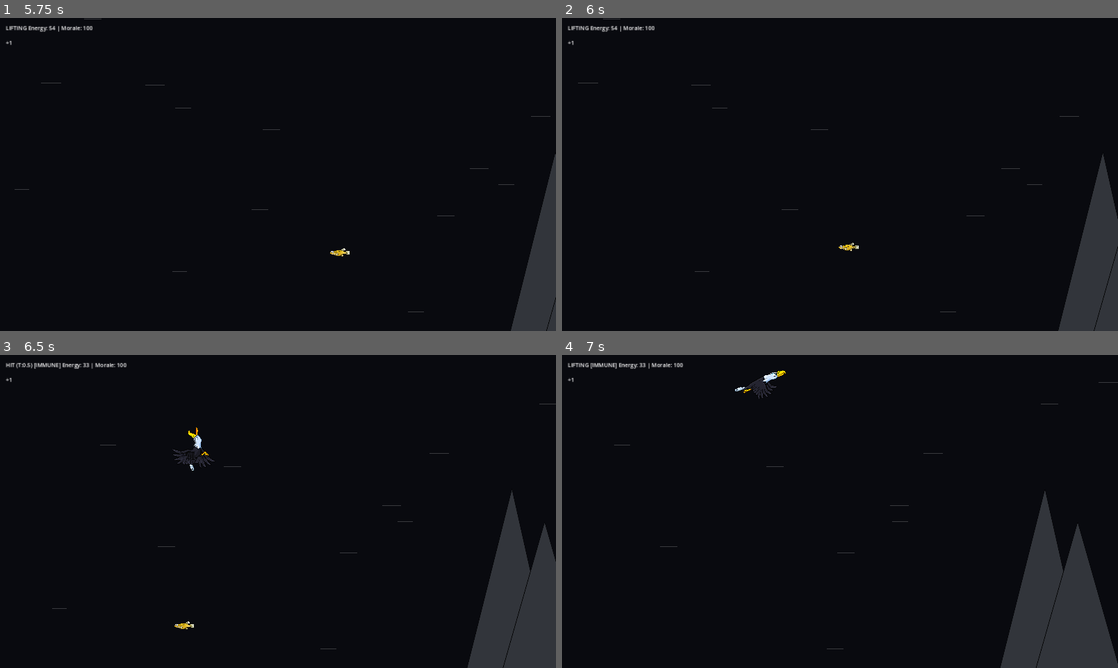
Above: before the commit, frames 1-4 (two rows, left to right).
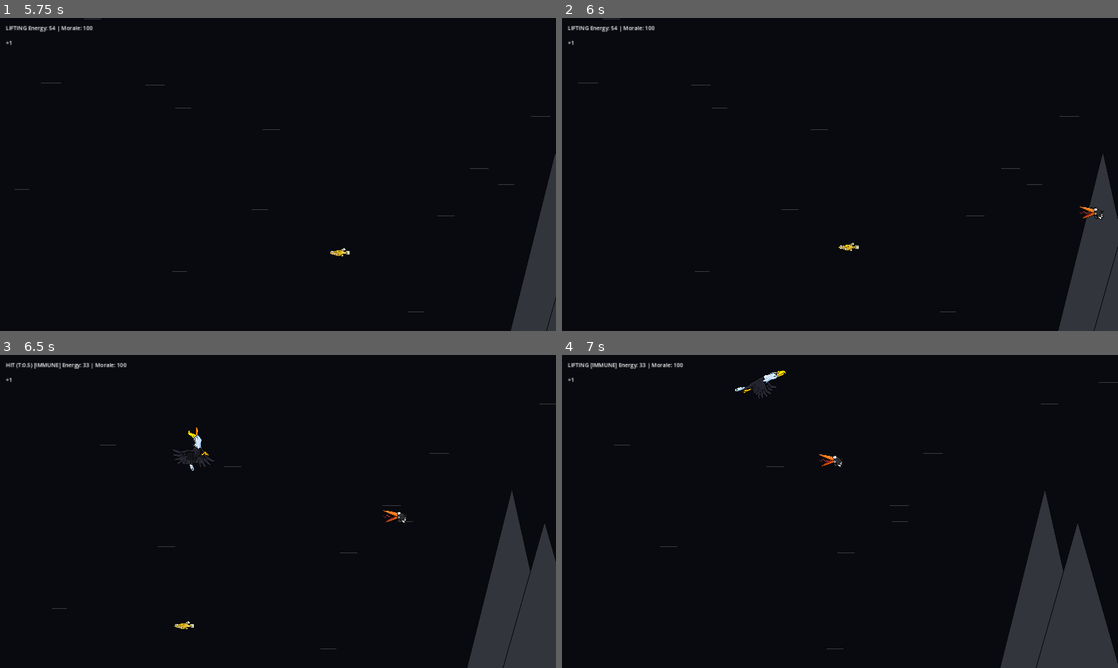
Above: after the commit, the same moments.

Repository: yakostro/eagle_game
Game: Godot game, scene res://Scenes/game.tscn
The game is run twice, just before and just after one commit, with the same random seed, the same clock (stepped at 60 frames per second) and the same inputs.
Inputs:
- Up to frame 1 (5.75 s): hold Up (move_up) 0.53-2.03 s; tap F (drop_fish) at 0.6, 1.35, 2.3, 3.05, 3.6, 4.35, 5.3 s; tap Space (ui_select) at 0.77, 1.07, 1.52, 1.82, 2, 3.02, 3.32, 3.77, 4.07, 4.52, 4.82 s; tap T at 1.25, 3.5 s; hold Down (move_down) 2.03-4.28 s; tap E (eat_fish) at 2.1, 5.1 s; tap H (screech) at 2.85 s; hold Up (move_up) from 4.28 s (still down)
- Up to frame 2 (6 s): keep holding Up (move_up); tap H (screech) at 5.85 s
- Up to frame 3 (6.5 s): keep holding Up (move_up); tap Space (ui_select) at 6.02, 6.32 s; tap F (drop_fish) at 6.05 s
- Up to frame 4 (7 s): keep holding Up (move_up); tap T at 6.5 s; tap F (drop_fish) at 6.6 s; tap Space (ui_select) at 6.77 s

Frame 1 is identical in both runs. In frame 2, less than 0.1% of the frame differs, in the area x 93-98%, y 60-65%; in frame 3, less than 0.1%; in frame 4, less than 0.1%.

Commit message:
implemented enemy bird mechanics, including spawning, movement, and collision with the eagle. Updated eagle script to handle hits from enemies and adjusted game scene to include enemy spawner.

Diff:
--- a/Scenes/eagle.tscn
+++ b/Scenes/eagle.tscn
@@ -342,7 +342,7 @@
 radius = 8.69121
 height = 43.573
 
-[node name="Eagle" type="CharacterBody2D" node_paths=PackedStringArray("animated_sprite")]
+[node name="Eagle" type="CharacterBody2D" node_paths=PackedStringArray("animated_sprite") groups=["eagle"]]
 scale = Vector2(0.3, 0.3)
 collision_mask = 0
 motion_mode = 1
--- a/Scenes/enemy_bird.tscn
+++ b/Scenes/enemy_bird.tscn
@@ -1,12 +1,20 @@
-[gd_scene load_steps=3 format=3 uid="uid://cxlfn3myp1uwo"]
+[gd_scene load_steps=4 format=3 uid="uid://cxlfn3myp1uwo"]
 
+[ext_resource type="Script" path="res://scripts/enemy_bird.gd" id="1_cldad"]
 [ext_resource type="Texture2D" uid="uid://bo3806fywwky0" path="res://sprites/enemy_bird.png" id="1_sws6a"]
 
 [sub_resource type="CapsuleShape2D" id="CapsuleShape2D_o0odj"]
 radius = 23.0
 height = 118.0
 
-[node name="CharacterBody2D" type="CharacterBody2D"]
+[node name="EnemyBird" type="CharacterBody2D"]
+scale = Vector2(0.4, 0.4)
+motion_mode = 1
+script = ExtResource("1_cldad")
+base_speed = 1000.0
+acceleration = 2500.0
+curve_strength = 8.0
+direction_change_speed = 1.0
 
 [node name="Sprite2D" type="Sprite2D" parent="."]
 texture = ExtResource("1_sws6a")
--- a/Scenes/game.tscn
+++ b/Scenes/game.tscn
@@ -11,8 +11,10 @@
 [ext_resource type="PackedScene" uid="uid://cmo168tpbivbp" path="res://scenes/obstacles/floating_island.tscn" id="6_pcqt2"]
 [ext_resource type="Script" path="res://scripts/spawners/fish_spawner.gd" id="6_xt0y2"]
 [ext_resource type="Script" path="res://scripts/spawners/nest_spawner.gd" id="7_2n0x0"]
+[ext_resource type="Script" path="res://scripts/spawners/enemies_spawner.gd" id="9_0j6sn"]
+[ext_resource type="PackedScene" uid="uid://cxlfn3myp1uwo" path="res://scenes/enemy_bird.tscn" id="10_tsjmq"]
 
-[node name="Game" type="Node"]
+[node name="Game" type="Node" groups=["game_area"]]
 
 [node name="Spawners" type="Node" parent="."]
 
@@ -37,6 +39,10 @@
 script = ExtResource("7_2n0x0")
 nest_scene = ExtResource("1_gfvr7")
 eagle_reference = NodePath("../../Eagle")
+
+[node name="EnemiesSpawner" type="Node2D" parent="Spawners"]
+script = ExtResource("9_0j6sn")
+enemy_bird_scene = ExtResource("10_tsjmq")
 
 [node name="Eagle" parent="." instance=ExtResource("1_ek57t")]
 position = Vector2(755, 395)
--- a/scripts/eagle.gd
+++ b/scripts/eagle.gd
@@ -58,6 +58,9 @@
 func _ready():
 	print("Eagle ready! Node name: ", name)
 	print("animated_sprite reference: ", animated_sprite)
+
+	# Add eagle to group so enemies can find it
+	add_to_group("eagle")
 
 	# Initialize movement controller (using default for now)
 	movement_controller = DefaultMovementController.new(self)
@@ -214,6 +217,53 @@
 		if current_energy <= 0.0:
 			die()
 
+func hit_by_enemy(enemy_body):
+	"""Called when eagle is hit by an enemy bird"""
+	# Prevent multiple hits while immune
+	if is_immune:
+		print("hit_by_enemy() called but eagle is immune!")
+		return
+
+	print("=== Eagle Hit by Enemy Processing ===")
+	print("Eagle hit by enemy! Processing hit...")
+
+	# Reduce energy
+	current_energy -= hit_energy_loss
+	current_energy = max(0, current_energy)  # Don't go below 0
+	print("Lost ", hit_energy_loss, " energy. Current energy: ", current_energy)
+
+	# Drop fish if carrying any
+	if carried_fish != null:
+		print("Eagle hit while carrying fish - dropping fish!")
+		drop_fish()
+
+	# Tell movement controller to handle hit state
+	movement_controller.handle_hit_state()
+	print("Movement controller set to HIT state")
+
+	# Set immunity and blinking
+	is_immune = true
+	immunity_timer = hit_immunity_duration
+	is_blinking = true
+	blink_timer = hit_blink_duration
+	blink_visible = true  # Start visible
+	blink_interval_timer = 0.0
+	hit_state_timer = 0.0  # Reset hit state timer
+
+	# Tell the enemy bird it has hit the eagle
+	if enemy_body.has_method("on_hit_eagle"):
+		enemy_body.on_hit_eagle()
+
+	# Emit hit signal
+	eagle_hit.emit()
+
+	# Check for death
+	if current_energy <= 0.0:
+		die()
+
+	print("Hit by enemy processing complete!")
+	print("=== End Eagle Hit by Enemy Processing ===")
+
 func update_hit_system(delta):
 	"""Update immunity and blinking timers"""
 	# Update hit state timeout (safety mechanism)
@@ -261,20 +311,27 @@
 		print("Eagle control restored! Current state: ", MovementState.keys()[movement_controller.get_movement_state()])
 
 func _on_hit_detection_area_body_entered(body):
-	"""Called when the HitDetectionArea overlaps with a body (obstacle)"""
+	"""Called when the HitDetectionArea overlaps with a body (obstacle or enemy)"""
 	var current_movement_state = movement_controller.get_movement_state()
-	print("Hit detection area triggered by: ", body.name, " | Is obstacle: ", body.is_in_group("obstacles"), " | Is immune: ", is_immune, " | Current state: ", MovementState.keys()[current_movement_state])
-
-	# Only process hits if not immune, not already in hit state, and the body is an obstacle
-	if not is_immune and current_movement_state != MovementState.HIT and body.is_in_group("obstacles"):
-		print("Eagle hit confirmed! Processing hit with obstacle: ", body.name)
-		hit_by_obstacle()
+	var is_obstacle = body.is_in_group("obstacles")
+	var is_enemy = body.is_in_group("enemies")
+
+	print("Hit detection area triggered by: ", body.name, " | Is obstacle: ", is_obstacle, " | Is enemy: ", is_enemy, " | Is immune: ", is_immune, " | Current state: ", MovementState.keys()[current_movement_state])
+
+	# Only process hits if not immune, not already in hit state, and the body is an obstacle or enemy
+	if not is_immune and current_movement_state != MovementState.HIT and (is_obstacle or is_enemy):
+		if is_obstacle:
+			print("Eagle hit confirmed! Processing hit with obstacle: ", body.name)
+			hit_by_obstacle()
+		elif is_enemy:
+			print("Eagle hit confirmed! Processing hit with enemy: ", body.name)
+			hit_by_enemy(body)
 	elif is_immune:
 		print("Eagle is immune - hit ignored")
 	elif current_movement_state == MovementState.HIT:
 		print("Eagle already in hit state - hit ignored")
 	else:
-		print("Body is not an obstacle - hit ignored")
+		print("Body is not an obstacle or enemy - hit ignored")
 
 func handle_fish_actions():
 	"""Handle input for eating or dropping fish"""
--- /dev/null
+++ b/scripts/enemy_bird.gd
@@ -0,0 +1,111 @@
+class_name EnemyBird
+extends CharacterBody2D
+
+# Movement configuration variables (for balancing)
+@export var base_speed: float = 800.0  # Base movement speed
+@export var acceleration: float = 1500.0  # How fast bird accelerates
+@export var curve_strength: float = 5.0  # How much the bird curves towards eagle
+@export var direction_change_speed: float = 5  # How fast bird can change direction when eagle moves
+@export var max_direction_change_rate: float = 90.0  # Max degrees per second for direction change
+@export var hit_distance: float = 50.0  # Distance at which bird hits eagle
+
+# References
+var eagle_target: Eagle = null  # Reference to the eagle
+var screen_size: Vector2
+var initial_target_y: float  # Eagle's Y position when bird was spawned
+
+# Movement state
+var current_velocity: Vector2 = Vector2.ZERO
+var target_direction: Vector2 = Vector2.LEFT  # Initial direction towards left
+var spawn_position: Vector2
+var has_hit_eagle: bool = false  # Prevent multiple hits from same bird
+
+func _ready():
+	# Get screen size for boundary checking
+	screen_size = get_viewport().get_visible_rect().size
+
+	# Find the eagle in the scene
+	eagle_target = get_tree().get_first_node_in_group("eagle")
+	if not eagle_target:
+		# Fallback: try to find Eagle by class name
+		var eagles = get_tree().get_nodes_in_group("eagle")
+		if eagles.size() > 0:
+			eagle_target = eagles[0] as Eagle
+
+	if eagle_target:
+		initial_target_y = eagle_target.global_position.y
+		print("Enemy bird locked onto eagle at Y: ", initial_target_y)
+	else:
+		print("Warning: Enemy bird couldn't find eagle target!")
+
+	# Store spawn position for trajectory calculation
+	spawn_position = global_position
+
+func _physics_process(delta):
+	# Update movement
+	update_target_direction(delta)
+	apply_movement(delta)
+
+	# Check for collision with eagle
+	check_eagle_collision()
+
+	# Check if bird has moved off screen (left side)
+	if global_position.x < -100:  # Give some buffer beyond screen edge
+		queue_free()  # Remove from game
+
+func check_eagle_collision():
+	if not eagle_target or has_hit_eagle:
+		return
+
+	# Check distance to eagle for hit detection (no physical collision)
+	var distance_to_eagle = global_position.distance_to(eagle_target.global_position)
+
+	if distance_to_eagle <= hit_distance:
+		hit_eagle(eagle_target)
+
+func hit_eagle(eagle: Eagle):
+	print("Enemy bird hit the eagle!")
+
+	# Mark that this bird has hit the eagle (prevent multiple hits)
+	has_hit_eagle = true
+
+	# Tell the eagle it was hit by an enemy
+	eagle.hit_by_enemy(self)
+
+	# Continue flying in current direction (no more targeting)
+	eagle_target = null  # Stop following the eagle
+
+	# Note: Bird will continue with current velocity and fly off screen
+
+func update_target_direction(delta):
+	if not eagle_target:
+		return
+
+	var eagle_pos = eagle_target.global_position
+
+	# If bird has passed the eagle's X position, stop adjusting trajectory
+	if global_position.x <= eagle_pos.x:
+		return
+
+	# Always move left (X direction is constant)
+	var desired_direction = Vector2(-1.0, 0.0)
+
+	# Only adjust Y direction to target eagle's Y position
+	var y_distance = eagle_pos.y - global_position.y
+	var y_direction = sign(y_distance)
+
+	# Calculate how much to curve towards eagle Y position
+	var y_strength = min(abs(y_distance) / 200.0, 1.0) * curve_strength * 0.1
+	desired_direction.y = y_direction * y_strength
+
+	# Smoothly adjust current target direction
+	var blend_factor = direction_change_speed * delta
+	target_direction = target_direction.lerp(desired_direction.normalized(), blend_factor)
+
+func apply_movement(delta):
+	# Accelerate towards target direction
+	var desired_velocity = target_direction * base_speed
+	current_velocity = current_velocity.move_toward(desired_velocity, acceleration * delta)
+
+	# Move directly without collision detection (pass through everything)
+	global_position += current_velocity * delta
--- /dev/null
+++ b/scripts/spawners/enemies_spawner.gd
@@ -0,0 +1,110 @@
+class_name EnemiesSpawner
+extends Node
+
+# Enemy bird spawning configuration
+@export var enemy_bird_scene: PackedScene  # Drag the enemy_bird.tscn here in the editor
+@export var spawn_interval_min: float = 3.0  # Minimum time between spawns
+@export var spawn_interval_max: float = 6.0  # Maximum time between spawns
+@export var spawn_distance_from_screen: float = 100.0  # How far right of screen to spawn
+
+# Difficulty progression variables
+@export var difficulty_increase_interval: float = 30.0  # Increase difficulty every 30 seconds
+@export var difficulty_spawn_rate_multiplier: float = 0.9  # Multiply spawn intervals by this each difficulty increase
+@export var min_spawn_interval: float = 1.0  # Don't go below this spawn interval
+
+# Internal state
+var spawn_timer: float = 0.0  # Timer until next spawn
+var next_spawn_time: float = 0.0  # When to spawn next enemy
+var difficulty_timer: float = 0.0  # Timer for difficulty progression
+var current_difficulty_level: int = 0  # Current difficulty level
+
+# References
+var game_area: Node  # Parent node where enemies will be spawned
+
+func _ready():
+	# Find the game area (parent node where enemies should be spawned)
+	game_area = get_tree().get_first_node_in_group("game_area")
+	if not game_area:
+		# If no game_area group found, use the current scene root
+		game_area = get_tree().current_scene
+		print("Warning: No 'game_area' group found, using scene root for enemy spawning")
+
+	# Set initial spawn time
+	reset_spawn_timer()
+
+	print("Enemies spawner initialized. First spawn in: ", next_spawn_time, " seconds")
+
+func _process(delta):
+	# Update timers
+	spawn_timer += delta
+	difficulty_timer += delta
+
+	# Check for difficulty progression
+	if difficulty_timer >= difficulty_increase_interval:
+		increase_difficulty()
+		difficulty_timer = 0.0
+
+	# Check if it's time to spawn an enemy
+	if spawn_timer >= next_spawn_time:
+		spawn_enemy_bird()
+		reset_spawn_timer()
+
+func spawn_enemy_bird():
+	"""Spawn an enemy bird on the right side of the screen"""
+	if not enemy_bird_scene:
+		print("Error: No enemy bird scene assigned to spawner!")
+		return
+
+	# Find the eagle to get its Y position
+	var eagle = get_tree().get_first_node_in_group("eagle")
+	if not eagle:
+		print("Warning: Could not find eagle for bird spawning!")
+		return
+
+	# Get screen bounds
+	var viewport = get_viewport()
+	var screen_size = viewport.get_visible_rect().size
+	var camera = viewport.get_camera_2d()
+	var camera_pos = camera.global_position if camera else Vector2.ZERO
+
+	# Calculate spawn position (right side of screen + offset)
+	var spawn_x = camera_pos.x + screen_size.x / 2 + spawn_distance_from_screen
+	var spawn_y = eagle.global_position.y  # Spawn at eagle's current Y position
+
+	# Create enemy bird instance
+	var enemy_bird = enemy_bird_scene.instantiate()
+	enemy_bird.global_position = Vector2(spawn_x, spawn_y)
+
+	# Add to the game area
+	game_area.add_child(enemy_bird)
+
+	print("Enemy bird spawned at position: ", enemy_bird.global_position, " (eagle Y: ", eagle.global_position.y, ") | Difficulty level: ", current_difficulty_level)
+
+func reset_spawn_timer():
+	"""Reset the spawn timer with a random interval"""
+	spawn_timer = 0.0
+	next_spawn_time = randf_range(spawn_interval_min, spawn_interval_max)
+
+	print("Next enemy bird spawn in: ", next_spawn_time, " seconds")
+
+func increase_difficulty():
+	"""Increase the difficulty by spawning enemies more frequently"""
+	current_difficulty_level += 1
+
+	# Reduce spawn intervals (make enemies spawn more frequently)
+	spawn_interval_min *= difficulty_spawn_rate_multiplier
+	spawn_interval_max *= difficulty_spawn_rate_multiplier
+
+	# Don't let intervals go below minimum
+	spawn_interval_min = max(spawn_interval_min, min_spawn_interval)
+	spawn_interval_max = max(spawn_interval_max, min_spawn_interval)
+
+	print("Difficulty increased! Level: ", current_difficulty_level)
+	print("New spawn intervals: ", spawn_interval_min, " - ", spawn_interval_max, " seconds")
+
+	# Reset spawn timer with new intervals
+	reset_spawn_timer()
+
+func get_difficulty_level() -> int:
+	"""Get the current difficulty level"""
+	return current_difficulty_level
Binary file added: GDD schemes/1.png
Not shown, added: GDD schemes/1.png.import
Binary file added: GDD schemes/2.png
Not shown, added: GDD schemes/2.png.import
Not shown: 1 places in Scenes/game.tscn that only renumber resources
Not shown, changed: GDD.md
